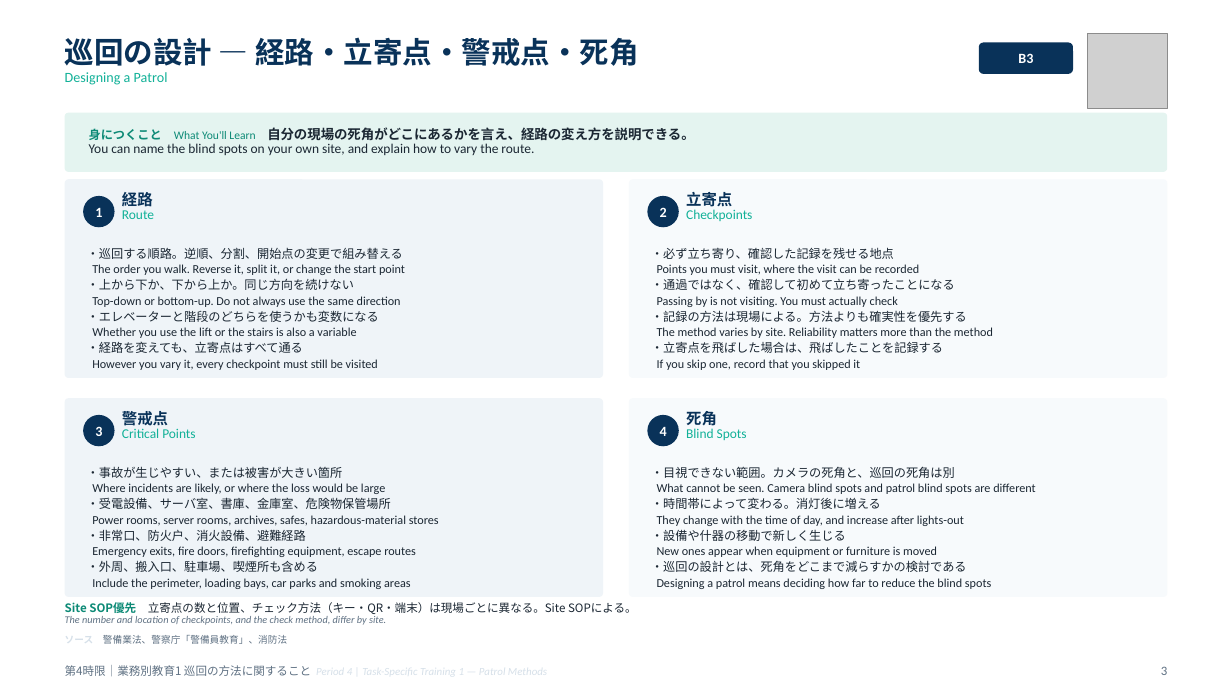
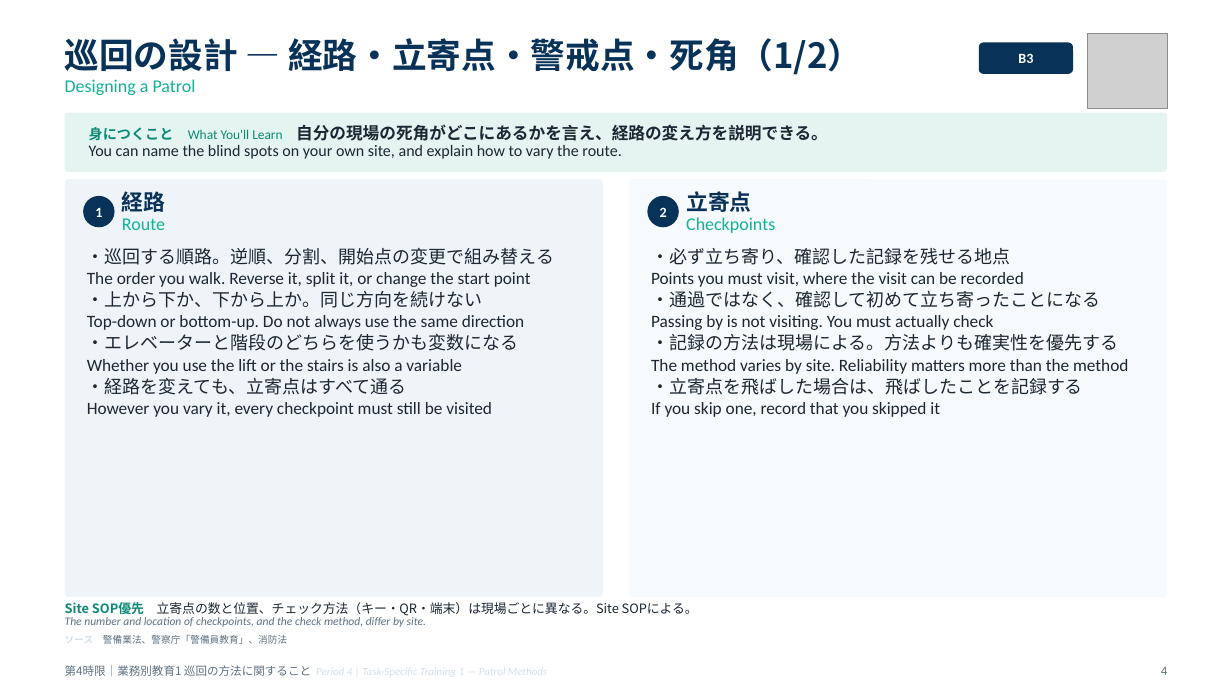
Before and after one commit to hrsmhiroshi-cpu/Training-, a slide deck: slide 4 of decks/03_4限_巡回.pptx (slide 3 before the commit). Drawn at 1232x693 pixels with LibreOffice and Linux fonts; fonts in the diff are those of the drawing; grey boxes stand for pictures. Boxes give left, top, right and bottom in pixels: in the first picture for what was removed or moved away, otherwise in the second. Text is boxed around its words. In the diff, an @@ line names an element or a change of style, - is before the commit and + after.

```diff
--- a/decks/03_4限_巡回.pptx
+++ b/decks/03_4限_巡回.pptx
@@ text at (x1=65, y1=38, x2=862, y2=75): text changed; size 23 to 27 pt @@
-巡回の設計 ― 経路・立寄点・警戒点・死角
+巡回の設計 ― 経路・立寄点・警戒点・死角（1/2）
@@ text at (x1=65, y1=79, x2=196, y2=95): size 11 to 14 pt in "Designing a Patrol" @@
@@ text "身につくこと What You'll Learn 自分の現場の死角がどこにあるかを言え、経路の変え方を説明できる。" at (x1=89, y1=124, x2=828, y2=159): size 9.5 to 11 pt in "身につくこと"; size 9 to 10.5 pt in "What You'll Learn"; size 10.5 to 13 pt in "自分の現場の死角がどこにあるかを言え、経路の変え方を説明できる。"; size 10.5 to 12.5 pt in "You can name the blind spots on ..." @@
@@ rounded rectangle resized from (x1=65, y1=179, x2=604, y2=378) to (x1=65, y1=179, x2=604, y2=597) @@
@@ rounded rectangle at (x1=65, y1=179, x2=604, y2=597): proportions changed @@
@@ rounded rectangle at (x1=629, y1=179, x2=1168, y2=597): proportions changed @@
@@ rounded rectangle resized from (x1=629, y1=179, x2=1168, y2=378) to (x1=629, y1=179, x2=1168, y2=597) @@
@@ text "経路" at (x1=122, y1=191, x2=166, y2=230): size 12 to 17 pt in "経路"; size 10.5 to 14 pt in "Route" @@
@@ text "立寄点" at (x1=686, y1=191, x2=775, y2=233): size 12 to 17 pt in "立寄点"; size 10.5 to 14 pt in "Checkpoints" @@
@@ text "・巡回する順路。逆順、分割、開始点の変更で組み替える" at (x1=87, y1=248, x2=554, y2=417): size 9.5 to 14 pt in "・巡回する順路。逆順、分割、開始点の変更で組み替える", "・上から下か、下から上か。同じ方向を続けない", "・エレベーターと階段のどちらを使うかも変数になる", "・経路を変えても、立寄点はすべて通る"; size 9.5 to 13.5 pt in "The order you walk. Reverse it, split ...", "Top-down or bottom-up. Do not always use ...", "Whether you use the lift or the ...", "However you vary it, every checkpoint must ..." @@
@@ text "・必ず立ち寄り、確認した記録を残せる地点" at (x1=651, y1=248, x2=1128, y2=417): size 9.5 to 14 pt in "・必ず立ち寄り、確認した記録を残せる地点", "・通過ではなく、確認して初めて立ち寄ったことになる", "・記録の方法は現場による。方法よりも確実性を優先する", "・立寄点を飛ばした場合は、飛ばしたことを記録する"; size 9.5 to 13.5 pt in "Points you must visit, where the visit ...", "Passing by is not visiting. You must ...", "The method varies by site. Reliability matters ...", "If you skip one, record that you ..." @@
@@ rounded rectangle removed at (x1=65, y1=398, x2=604, y2=597) @@
@@ ellipse removed at (x1=83, y1=415, x2=115, y2=446) @@
@@ text removed at (x1=122, y1=411, x2=195, y2=438) @@
-警戒点
-Critical Points
@@ rounded rectangle removed at (x1=629, y1=398, x2=1168, y2=597) @@
@@ ellipse removed at (x1=648, y1=415, x2=679, y2=446) @@
@@ text removed at (x1=686, y1=411, x2=747, y2=440) @@
-死角
-Blind Spots
@@ text removed at (x1=95, y1=426, x2=102, y2=436) @@
-3
@@ text removed at (x1=87, y1=466, x2=439, y2=589) @@
-・事故が生じやすい、または被害が大きい箇所
-Where incidents are likely, or where the loss would be large
-・受電設備、サーバ室、書庫、金庫室、危険物保管場所
-Power rooms, server rooms, archives, safes, hazardous-material stores
-・非常口、防火戸、消火設備、避難経路
-Emergency exits, fire doors, firefighting equipment, escape routes
-・外周、搬入口、駐車場、喫煙所も含める
-Include the perimeter, loading bays, car parks and smoking areas
@@ text removed at (x1=651, y1=467, x2=1035, y2=589) @@
-・目視できない範囲。カメラの死角と、巡回の死角は別
-What cannot be seen. Camera blind spots and patrol blind spots are different
-・時間帯によって変わる。消灯後に増える
-They change with the time of day, and increase after lights-out
-・設備や什器の移動で新しく生じる
-New ones appear when equipment or furniture is moved
-・巡回の設計とは、死角をどこまで減らすかの検討である
-Designing a patrol means deciding how far to reduce the blind spots
@@ text "Site SOP優先 立寄点の数と位置、チェック方法（キー・QR・端末）は現場ごとに異なる。Site SOPによる。" at (x1=65, y1=602, x2=698, y2=627): size 9 to 10 pt in "Site SOP優先 立寄点の数と位置、チェック方法（キー・QR・端末）は現場ごとに異なる。Site SOPによる。"; size 8 to 9 pt in "The number and location of checkpoints, and ..." @@
@@ text "4" moved from (x1=660, y1=427, x2=667, y2=436) to (x1=1161, y1=667, x2=1167, y2=675) @@
@@ text "4" at (x1=1161, y1=667, x2=1167, y2=675): size 11 to 10 pt, text colour #FFFFFF to #5F7183, bold off; alignment centre to right @@
@@ text removed at (x1=1161, y1=666, x2=1167, y2=675) @@
-3
```
Also in this commit, not shown: 8 other slides changed, 5 slides added, 7 other files.
